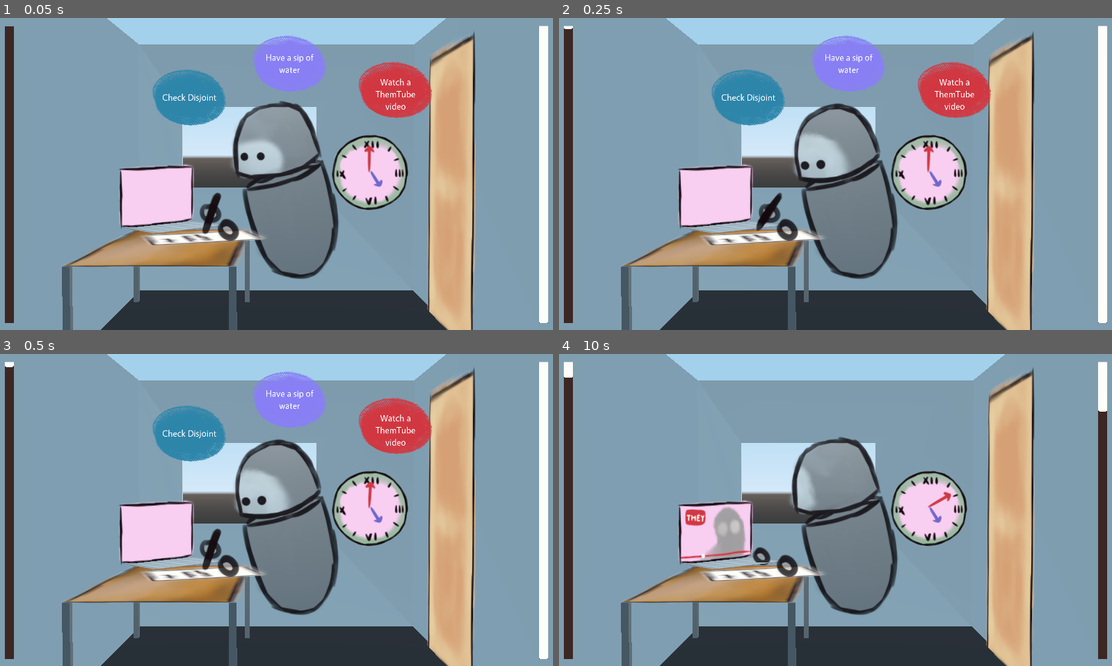
Above: before the commit, frames 1-4 (two rows, left to right).
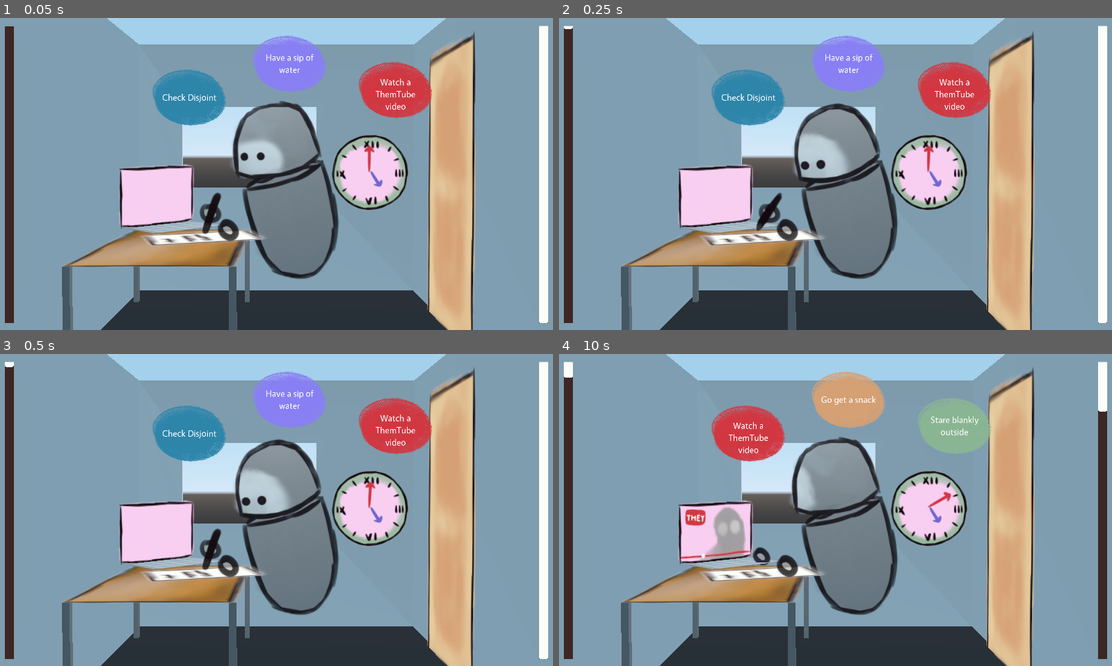
Above: after the commit, the same moments.

Repository: bucketfish/procrastination-simulator
Game: Godot game, scene res://Main.tscn
Same seed, same stepped clock (60 frames per second), same inputs: the game is played once before the commit and once after it.
Inputs:
- Up to frame 1 (0.05 s): no input
- Up to frame 2 (0.25 s): no input
- Up to frame 3 (0.5 s): no input
- Up to frame 4 (10 s): click "Have a sip of water" at 0.5 s; tap Enter at 2, 6.5 s; tap Space at 2.75, 7.25 s; click "Have a sip of water" at 5 s; click "Watch a ThemTube video" at 9.5 s

The runs differ from the first frame. In frame 4, 5.3% of the frame differs, in the area x 27-79%, y 5-35%.

Commit message:
door open + speeding up

Diff:
--- a/Main.tscn
+++ b/Main.tscn
@@ -537,7 +537,7 @@
 
 [sub_resource type="Animation" id=12]
 resource_name = "door_open"
-length = 2.0
+length = 1.4
 tracks/0/type = "value"
 tracks/0/path = NodePath("door:rotation_degrees")
 tracks/0/interp = 1
@@ -545,7 +545,7 @@
 tracks/0/imported = false
 tracks/0/enabled = true
 tracks/0/keys = {
-"times": PoolRealArray( 0, 0.2, 1.8, 2 ),
+"times": PoolRealArray( 0, 0.2, 1.2, 1.4 ),
 "transitions": PoolRealArray( 1, 1, 1, 1 ),
 "update": 0,
 "values": [ Vector3( 7.58303e-21, -90, 90 ), Vector3( 0, -50, 90 ), Vector3( 0, -50, 90 ), Vector3( 0, -90, 90 ) ]
@@ -553,7 +553,7 @@
 
 [sub_resource type="Animation" id=13]
 resource_name = "door_open_bad"
-length = 4.0
+length = 6.0
 tracks/0/type = "value"
 tracks/0/path = NodePath("door:rotation_degrees")
 tracks/0/interp = 1
@@ -561,10 +561,27 @@
 tracks/0/imported = false
 tracks/0/enabled = true
 tracks/0/keys = {
-"times": PoolRealArray( 0, 0.2, 3.8, 4 ),
+"times": PoolRealArray( 0, 0.2, 5.8, 6 ),
 "transitions": PoolRealArray( 1, 1, 1, 1 ),
 "update": 0,
 "values": [ Vector3( 7.58303e-21, -90, 90 ), Vector3( 0, -50, 90 ), Vector3( 0, -50, 90 ), Vector3( 0, -90, 90 ) ]
+}
+tracks/1/type = "method"
+tracks/1/path = NodePath(".")
+tracks/1/interp = 1
+tracks/1/loop_wrap = true
+tracks/1/imported = false
+tracks/1/enabled = true
+tracks/1/keys = {
+"times": PoolRealArray( 0, 6 ),
+"transitions": PoolRealArray( 1, 1 ),
+"values": [ {
+"args": [ true ],
+"method": "go_fast"
+}, {
+"args": [ false ],
+"method": "go_fast"
+} ]
 }
 
 [node name="main" type="Spatial"]
@@ -745,3 +762,5 @@
 [node name="minute" type="Sprite3D" parent="clock"]
 transform = Transform( 0.1, 0, 0, 0, 0.1, 0, 0, 0, 0.1, 0, 0, 0.00999999 )
 texture = ExtResource( 16 )
+
+[connection signal="timeout" from="game_timer" to="." method="_on_game_timer_timeout"]
--- a/scripts/Buttons.gd
+++ b/scripts/Buttons.gd
@@ -31,3 +31,6 @@
 	action_right.set_label(data[2])
 
 	visible = true
+
+func hide_buttons():
+	visible = false
--- a/scripts/Main.gd
+++ b/scripts/Main.gd
@@ -15,14 +15,21 @@
 onready var clock_min = $clock/minute
 onready var clock_hour = $clock/hour
 
+onready var parent_anim = $AnimationPlayer
+
+
 var data_file
 var actions_json
 var actions
 
 var homeworktime = 30
-var gametime = 60
+var gametime = 10 # how often parent comes in
+var gametimemax = 6 # how many times until game over
+var gametimecount = 0
 
-var curactiontime
+var doingaction = false
+
+
 # Called when the node enters the scene tree for the first time.
 func _ready():
 	var file = File.new()
@@ -35,6 +42,7 @@
 	# tutorial? menu? first
 
 	start_game()
+
 
 func start_game():
 	# button selection
@@ -54,26 +62,54 @@
 	clock_min.rotation_degrees.z = -180
 
 
-
 func do_action(actionname):
-	print(actionname)
-	buttons.visible = false
+	# well, do the action
+	# set up action doing and timer
+	buttons.hide_buttons()
 	action_timer.wait_time = actions[actionname].time
 	actionbar.max_value = actions[actionname].time
 	char_anim.play(actionname)
 
+	doingaction = true
 	action_timer.start()
 	homework_timer.paused = true
 
 	yield(action_timer, "timeout")
-	homework_timer.paused = false
+	stop_action()
 
-	char_anim.play("idle")
-	buttons.draw_buttons()
+func stop_action():
+	# prevent stoppping it twice or something
+	if doingaction:
+		homework_timer.paused = false
+		doingaction = false
+
+		char_anim.play("idle")
+		buttons.draw_buttons()
 
 
 func _process(delta):
 	homeworkbar.value = homeworkbar.max_value - homework_timer.time_left
 	actionbar.value = actionbar.max_value - action_timer.time_left
 
-	clock_min.rotation_degrees.z = -180 + 360 * (game_timer.time_left / gametime)
+	clock_min.rotation_degrees.z = -180 + 360 * -((gametime * gametimecount + (gametime - game_timer.time_left)) / (gametime * gametimemax)) # sorry for this kinda convoluted equation i don't know how it got here but hey it works ?? ??
+
+
+
+func _on_game_timer_timeout():
+	# every time the parent comes in
+
+	gametimecount += 1;
+
+	if doingaction:
+		parent_anim.play("door_open_bad")
+		stop_action()
+	else:
+		parent_anim.play("door_open")
+
+func go_fast(value):
+	if value:
+		buttons.hide_buttons()
+		Engine.time_scale = 2
+	else:
+		buttons.draw_buttons()
+		Engine.time_scale = 1.0
